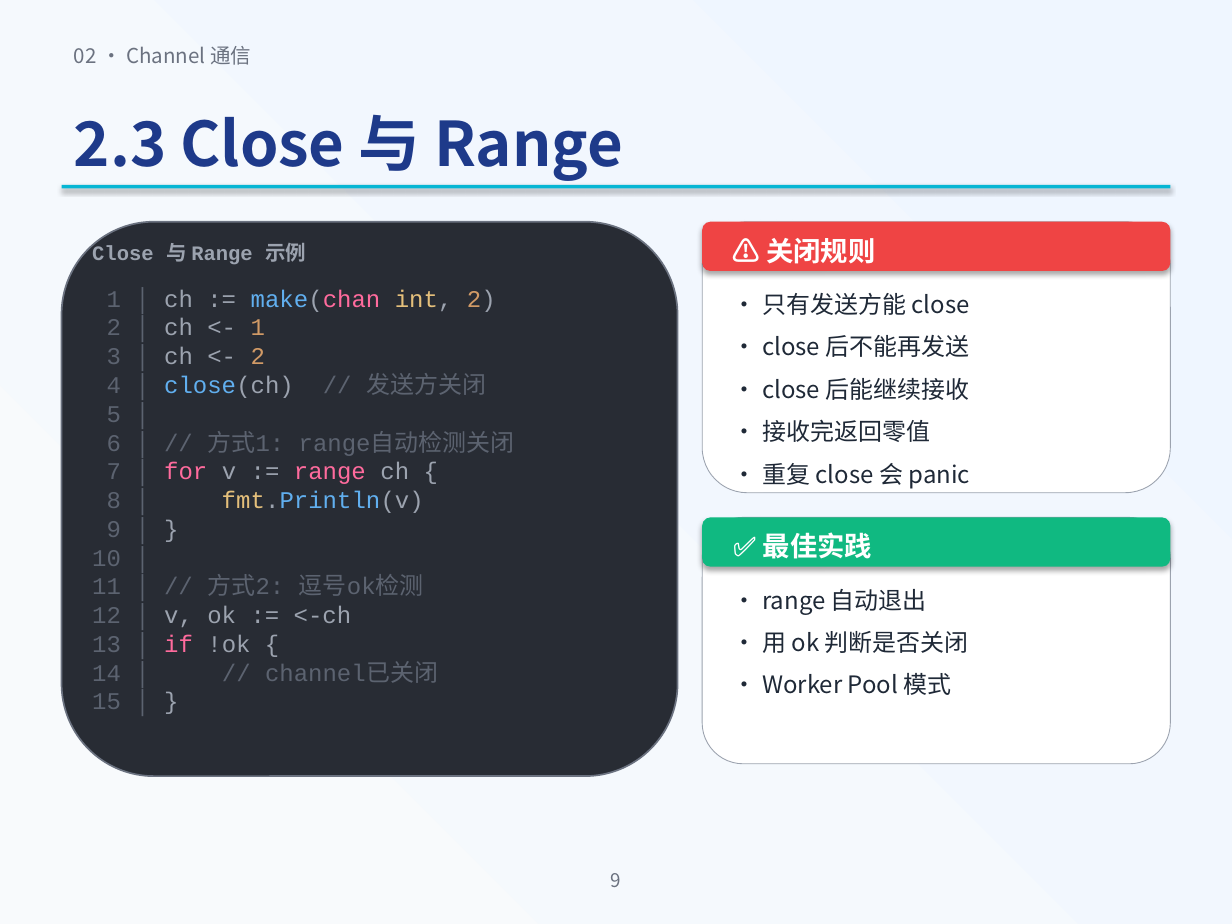
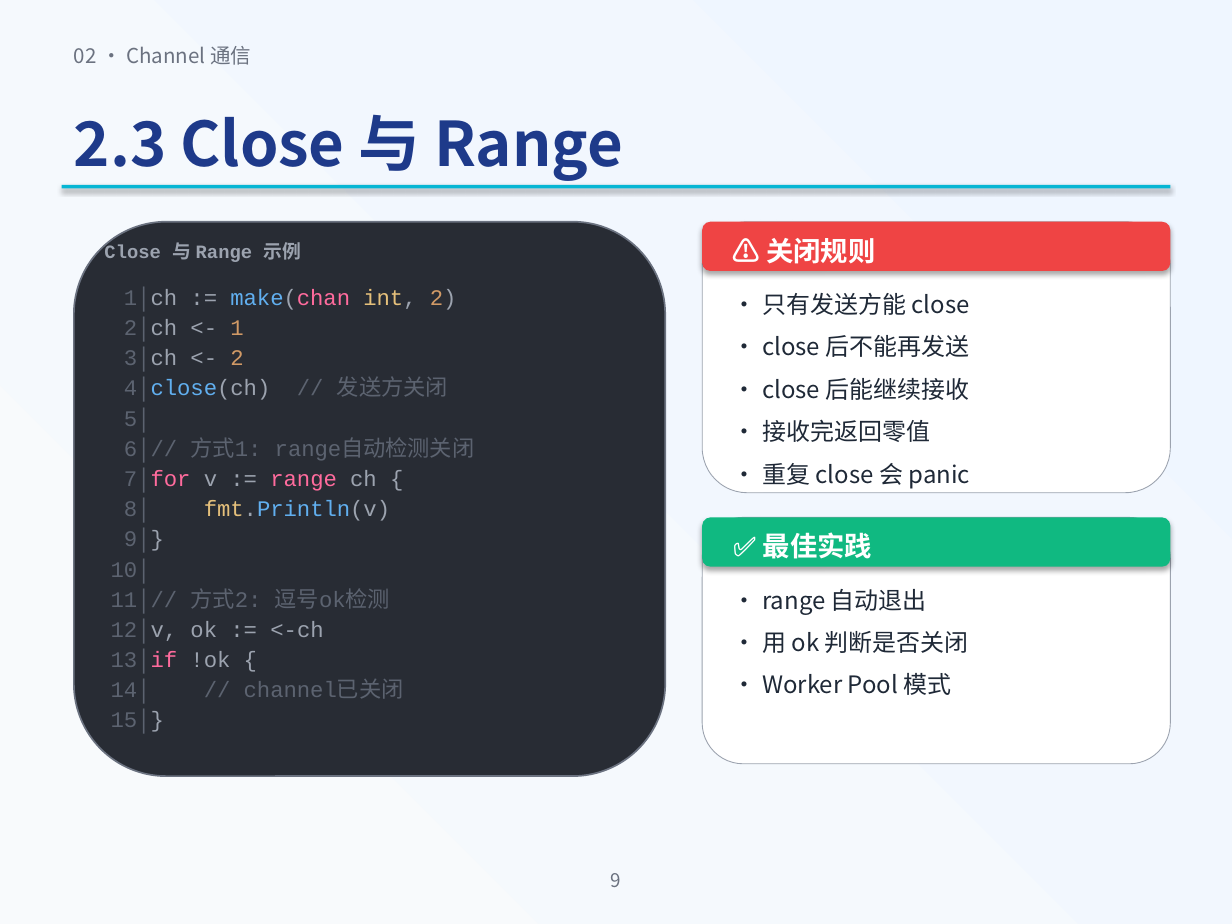
Before and after one commit to baiwangea/go-study, a slide deck: slide 8 of 03-go-concurrency/Go并发编程课程.pptx. Drawn at 1232x924 pixels with LibreOffice and Linux fonts; fonts in the diff are those of the drawing. Boxes give left, top, right and bottom in pixels: in the first picture for what was removed or moved away, otherwise in the second. Text is boxed around its words. In the diff, an @@ line names an element or a change of style, - is before the commit and + after.

```diff
--- a/03-go-concurrency/Go并发编程课程.pptx
+++ b/03-go-concurrency/Go并发编程课程.pptx
@@ rounded rectangle: place and size @@
-rounded rectangle at [62, 222, 678, 776]
+rounded rectangle at [74, 222, 665, 776]
@@ text "Close 与 Range 示例": place and size @@
-text "Close 与 Range 示例" at [92, 243, 306, 264]
+text "Close 与 Range 示例" at [104, 242, 302, 262]
@@ text "Close 与 Range 示例" at [104, 242, 302, 262]: size 12 to 11 pt @@
@@ text at [111, 289, 475, 734]: text changed; size 14 to 13 pt @@
-1 │ ch := make(chan int, 2)
-2 │ ch <- 1
-3 │ ch <- 2
-4 │ close(ch) // 发送方关闭
-5 │
-6 │ // 方式1: range自动检测关闭
-7 │ for v := range ch {
-8 │ fmt.Println(v)
-9 │ }
-10 │
-11 │ // 方式2: 逗号ok检测
-12 │ v, ok := <-ch
-13 │ if !ok {
-14 │ // channel已关闭
-15 │ }
+1│ch := make(chan int, 2)
+2│ch <- 1
+3│ch <- 2
+4│close(ch) // 发送方关闭
+5│
+6│// 方式1: range自动检测关闭
+7│for v := range ch {
+8│ fmt.Println(v)
+9│}
+10│
+11│// 方式2: 逗号ok检测
+12│v, ok := <-ch
+13│if !ok {
+14│ // channel已关闭
+15│}
```
Also in this commit, not shown: 15 other slides changed, 1 other file.
